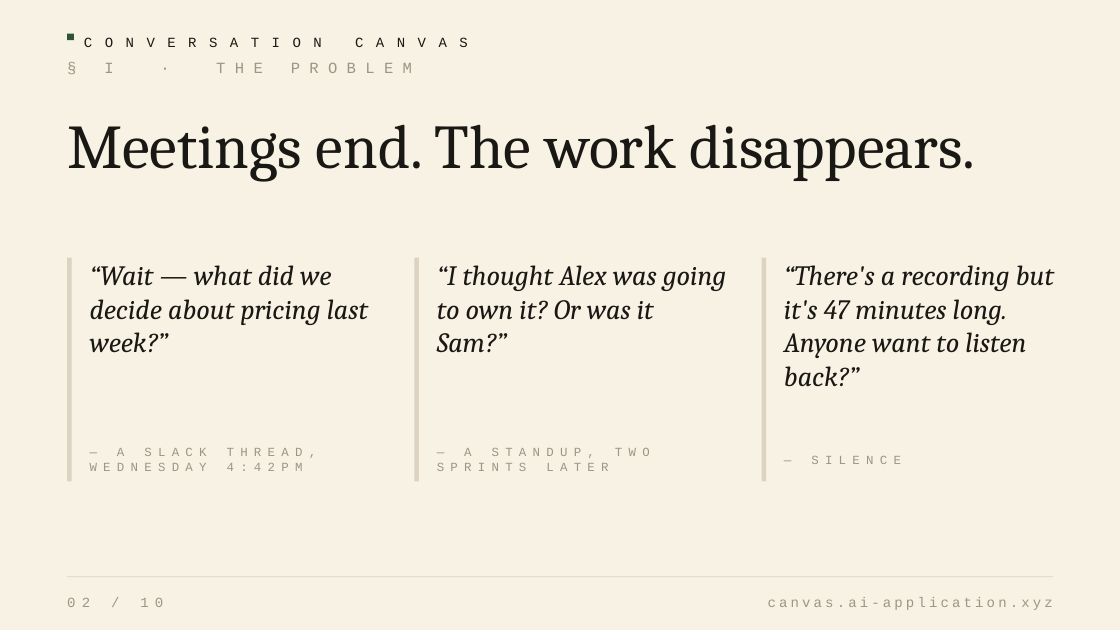
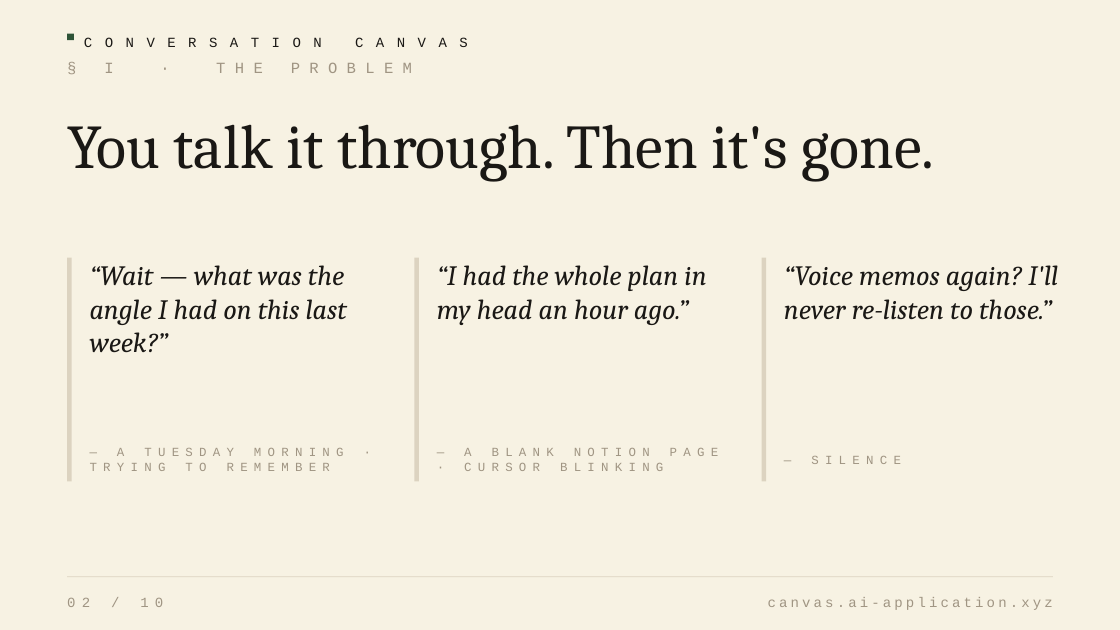
Before and after one commit to aravindsriraj/conversation-canvas, a slide deck: slide 2 of public/pitch-deck.pptx. Drawn at 1120x630 pixels with LibreOffice and Linux fonts; fonts in the diff are those of the drawing. Boxes give left, top, right and bottom in pixels: in the first picture for what was removed or moved away, otherwise in the second. Text is boxed around its words. In the diff, an @@ line names an element or a change of style, - is before the commit and + after.

```diff
--- a/public/pitch-deck.pptx
+++ b/public/pitch-deck.pptx
@@ text at <box>67,124,935,182</box>: text changed @@
-Meetings end. The work disappears.
+You talk it through. Then it's gone.
@@ text at <box>90,265,347,352</box>: text changed @@
-“Wait — what did we decide about pricing last week?”
+“Wait — what was the angle I had on this last week?”
@@ text at <box>437,265,706,325</box>: text changed @@
-“I thought Alex was going to own it? Or was it Sam?”
+“I had the whole plan in my head an hour ago.”
@@ text at <box>784,265,1058,319</box>: text changed @@
-“There's a recording but it's 47 minutes long. Anyone want to listen back?”
+“Voice memos again? I'll never re-listen to those.”
@@ text at <box>117,448,124,456</box>: text changed @@
-— A SLACK THREAD, WEDNESDAY 4:42PM
+— A TUESDAY MORNING · TRYING TO REMEMBER
```
Also in this commit, not shown: 4 other slides changed.
